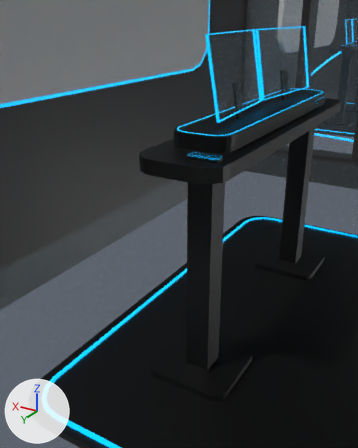
Renders of the FBX model Assets/GameThings/_ArchiveRoom/Models/Archive room.fbx from each side of a commit.
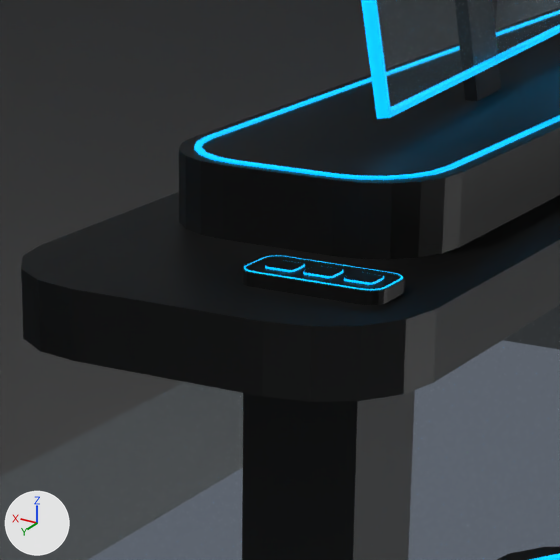
Old and new are each drawn from a 50 mm camera at (23.516, -25.927, 1.113) aimed at (24.58, -27.7, 0.227) and again close up on the part from 38% to 72% of the width and 22% to 49% of the height. Arrows for +X, +Y and +Z are at lower left; the lights stay in place. The older version's two pictures come first. Where no turn or scale is listed for an object, it has been applied to the vertices. Vertices at exactly the same position are counted once.
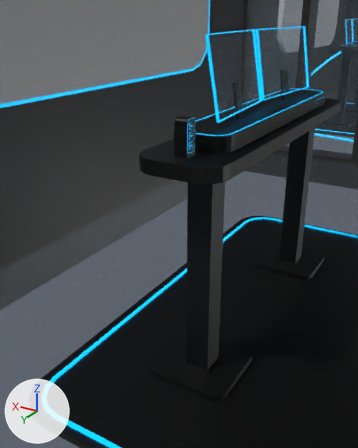
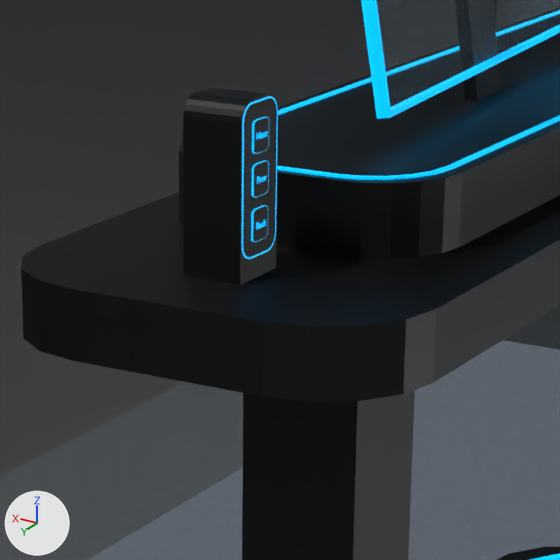
What the commit changed:
me_cube_140 is used by ob_cube_320; location (24.546, -27.873, 0.499); rotation (0.0, 0.0, 1.571), in degrees (0, 0, 90); scale (1.0, 1.0, 0.382).
me_cube_140 had 144 vertices, 122 faces and spanned x -0.036..0.036, y -0.08..0.08, z -0.019..0.021.
me_cube_140 now has 144 vertices, 122 faces and spans x -0.036..0.036, y -0.08..0.128, z -0.154..0.021.
me_cube_140 part 1: all 12 vertices in x -0.036..0.036, y -0.08..-0.06, z -0.019 are moved by (0.0, 0.0, -0.136).
me_cube_140 part 2: 12 of the vertices in x -0.036..0.036, y 0.06..0.08, z 0.019 are moved by (0.0, 0.048, 0.0).
Other edits to the shape of me_cube_140 do not show in these pictures.
Mesh me_text_018_1 is new.
It has 434 vertices, 643 faces and spans x -0.0011..0.0, y -0.0191..-0.0007, z -0.0001..0.0072.
It uses material mat_material (cyan #00b4e7, glowing cyan #00b6ff).
Mesh me_text_008_1 is new.
It has 358 vertices, 525 faces and spans x -0.0011..0.0, y -0.0219..-0.0008, z -0.0001..0.0072.
It uses material mat_material (cyan #00b4e7, glowing cyan #00b6ff).
Mesh me_text_022_1 is new.
It has 776 vertices, 1156 faces and spans x -0.0011..0.0, y -0.0202..-0.0008, z -0.0001..0.0072.
It uses material mat_material (cyan #00b4e7, glowing cyan #00b6ff).
Object 'Cube.327' (ob_cube_327) moves from (24.588, -27.873, 0.507) to (24.618, -27.873, 0.635).
Object 'Cube.327' (ob_cube_327) turns from (0, 0, 90) to (-90, 0, 90) degrees about x, y and z.
Object 'Cube.320' (ob_cube_320) moves from (24.546, -27.873, 0.499) to (24.626, -27.873, 0.592).
Object 'Cube.320' (ob_cube_320) turns from (0, 0, 90) to (-90, 0, 90) degrees about x, y and z.
Object 'Cube.328' (ob_cube_328) moves from (24.545, -27.873, 0.507) to (24.618, -27.873, 0.591).
Object 'Cube.328' (ob_cube_328) turns from (0, 0, 90) to (-90, 0, 90) degrees about x, y and z.
Object 'Cube.329' (ob_cube_329) moves from (24.5, -27.873, 0.507) to (24.618, -27.873, 0.546).
Object 'Cube.329' (ob_cube_329) turns from (0, 0, 90) to (-90, 0, 90) degrees about x, y and z.
Object 'Text.024' (ob_text_024) is new; it shows me_text_018_1.
Its location is (24.617, -27.863, 0.588).
Object 'Text.010' (ob_text_010) is new; it shows me_text_008_1.
Its location is (24.617, -27.862, 0.632).
Object 'Text.028' (ob_text_028) is new; it shows me_text_022_1.
Its location is (24.617, -27.863, 0.542).

What differs and where, as boxes (x1, y1, x2, y2) in the close-ups (560 x 560 px; the box of a moved part takes in the faces that stretch with it):
'Cube.320', reshaped, moved, turned
    before: (242, 255, 405, 305)
    after: (183, 88, 278, 285)
'Cube.328', moved, turned
    before: (303, 266, 343, 278)
    after: (251, 160, 269, 198)
'Cube.329', moved, turned
    before: (344, 272, 384, 285)
    after: (251, 205, 268, 242)
'Cube.327', moved, turned
    before: (265, 260, 305, 272)
    after: (252, 117, 269, 154)
'Text.010', added
    after: (256, 131, 268, 140)
'Text.028', added
    after: (256, 219, 267, 230)
'Text.024', added
    after: (257, 176, 267, 184)
part 1 of me_cube_140, moved or reshaped
    before: (242, 269, 252, 287)
    after: (183, 88, 268, 124)
part 2 of me_cube_140, moved or reshaped
    before: (252, 273, 405, 305)
    after: (183, 117, 278, 285)
